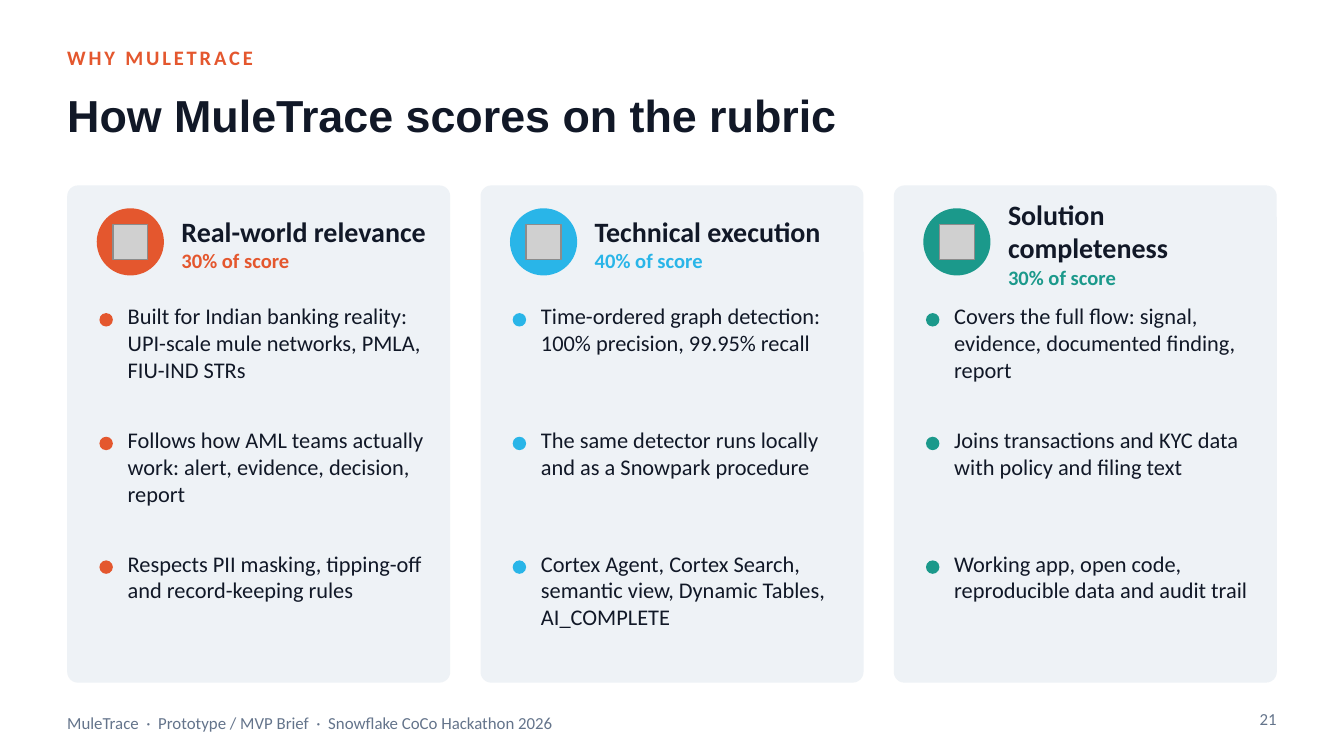
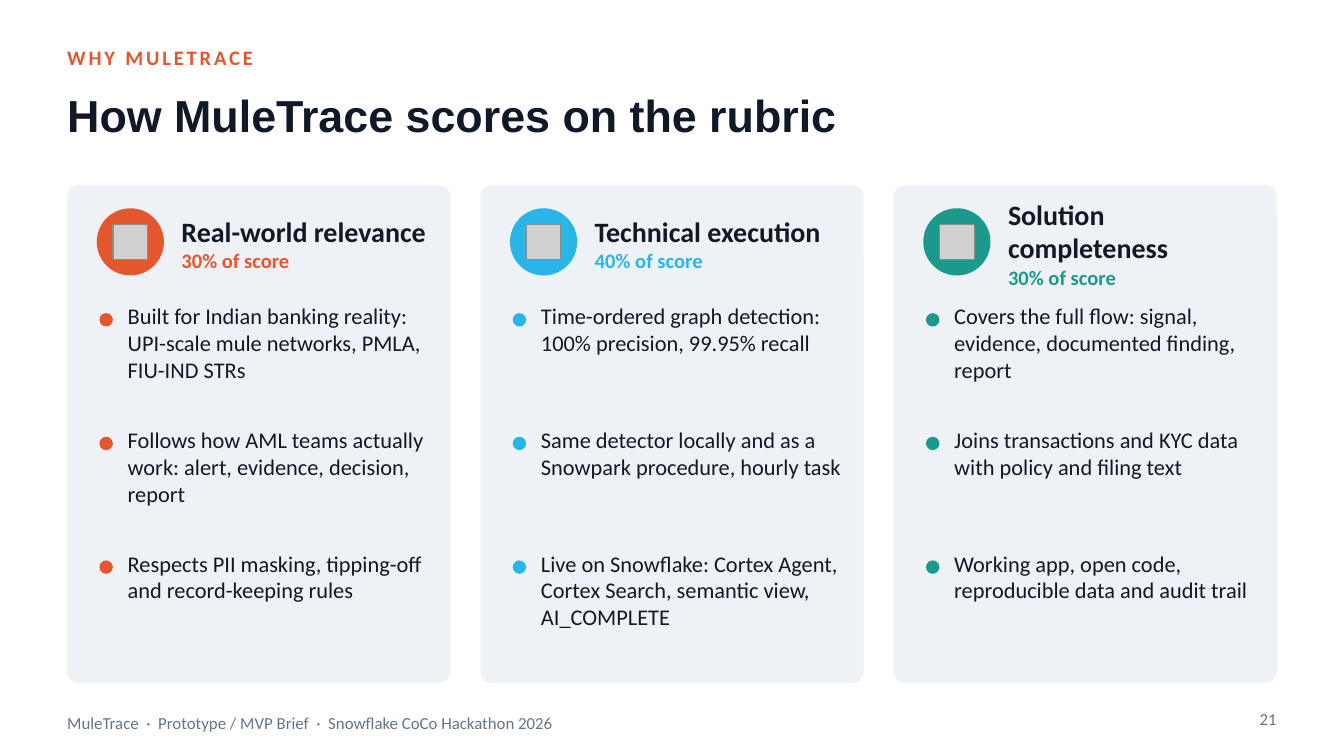
Before and after one commit to SwasthikaDev/SnowflakeCoCoCLI, a slide deck: slide 21 of deck/MuleTrace_MVP_Brief.pptx. Drawn at 1344x756 pixels with LibreOffice and Linux fonts; fonts in the diff are those of the drawing; grey boxes stand for pictures. Boxes give left, top, right and bottom in pixels: in the first picture for what was removed or moved away, otherwise in the second. Text is boxed around its words. In the diff, an @@ line names an element or a change of style, - is before the commit and + after.

```diff
--- a/deck/MuleTrace_MVP_Brief.pptx
+++ b/deck/MuleTrace_MVP_Brief.pptx
@@ text at (541, 432, 841, 479): text changed @@
-The same detector runs locally and as a Snowpark procedure
+Same detector locally and as a Snowpark procedure, hourly task
@@ text at (541, 556, 837, 628): text changed @@
-Cortex Agent, Cortex Search, semantic view, Dynamic Tables, AI_COMPLETE
+Live on Snowflake: Cortex Agent, Cortex Search, semantic view, AI_COMPLETE
```
Also in this commit, not shown: 4 other slides changed, 10 other files.
